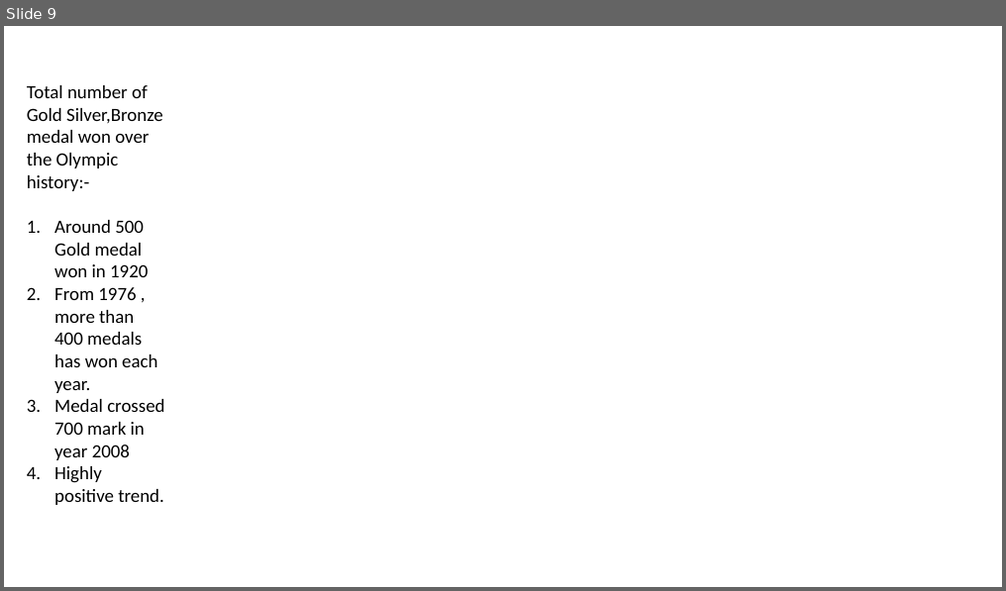
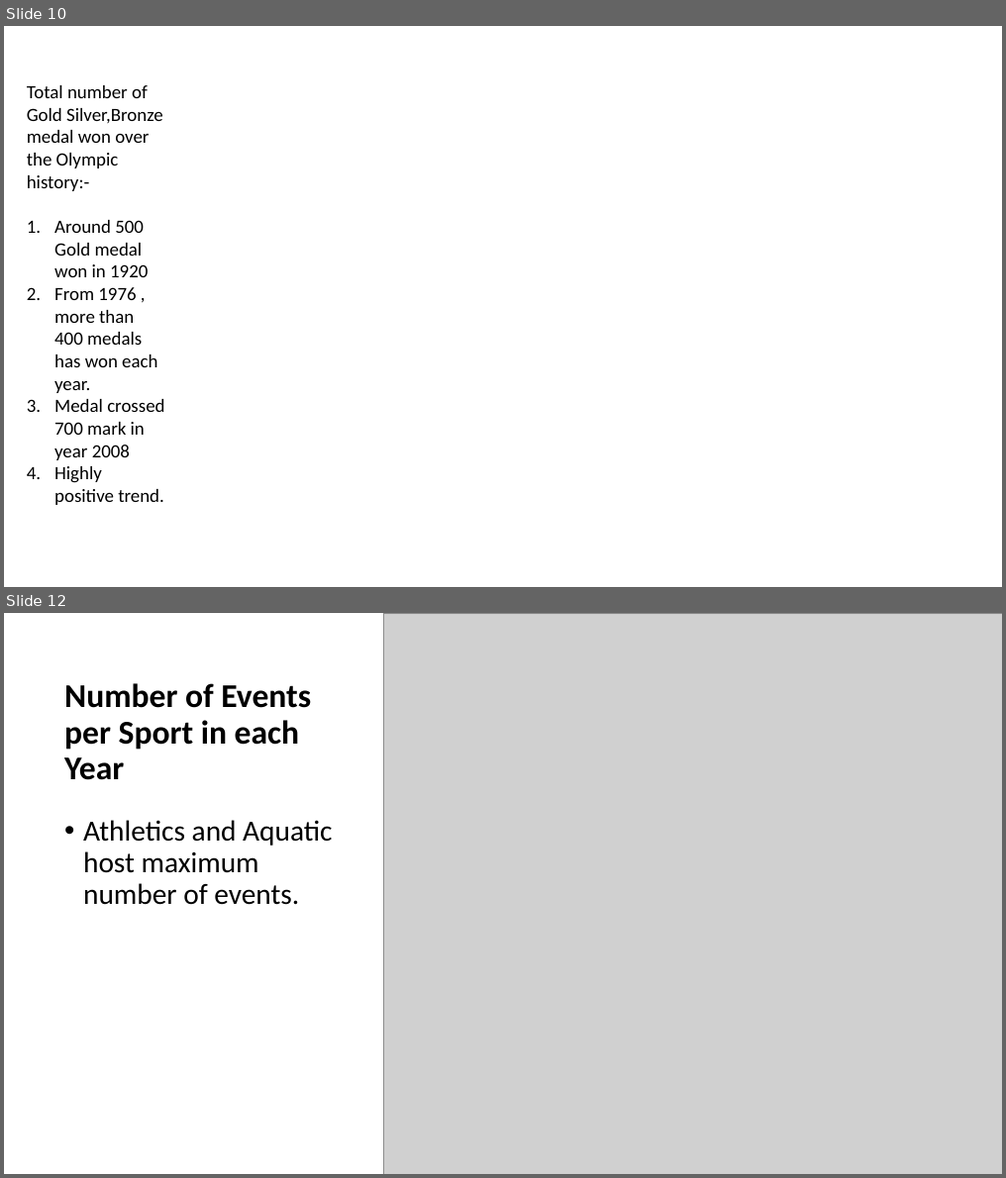
Before and after one commit to harjeet31/Summer-Olympics-EDA, a slide deck: Summer Olympics - EDA.pptx. Shown one above the other, each under a label of ours: slide 9 before the commit, slides 10 and 12 after it; the slides between them are not shown. The pictures are 1006x591 and 1006x1178 pixels, drawn with LibreOffice and Linux fonts; fonts in the diff are those of the drawing; grey boxes stand for pictures; background and template pictures are left out. Boxes give left, top, right and bottom in pixels: in the first picture for what was removed or moved away, otherwise in the second. Text is boxed around its words. In the diff, an @@ line names an element or a change of style, - is before the commit and + after.

```diff
--- a/Summer Olympics - EDA.pptx
+++ b/Summer Olympics - EDA.pptx
@@ slide 12 added at (x1=4, y1=613, x2=1002, y2=1174), background #FFFFFF @@
@@ picture added at (x1=383, y1=613, x2=1002, y2=1174) @@
@@ title added at (x1=64, y1=683, x2=311, y2=780), 32 pt, text #000000, bold @@
+Number of Events per Sport in each Year
@@ text added at (x1=83, y1=820, x2=332, y2=905), 28 pt, text #000000 @@
+• Athletics and Aquatic host maximum number of events.
@@ what was slide 9 is now slide 10 @@
```
Also in this commit, not shown: 5 slides changed, 13 other slides added, 2 slides removed, 2 other files.
